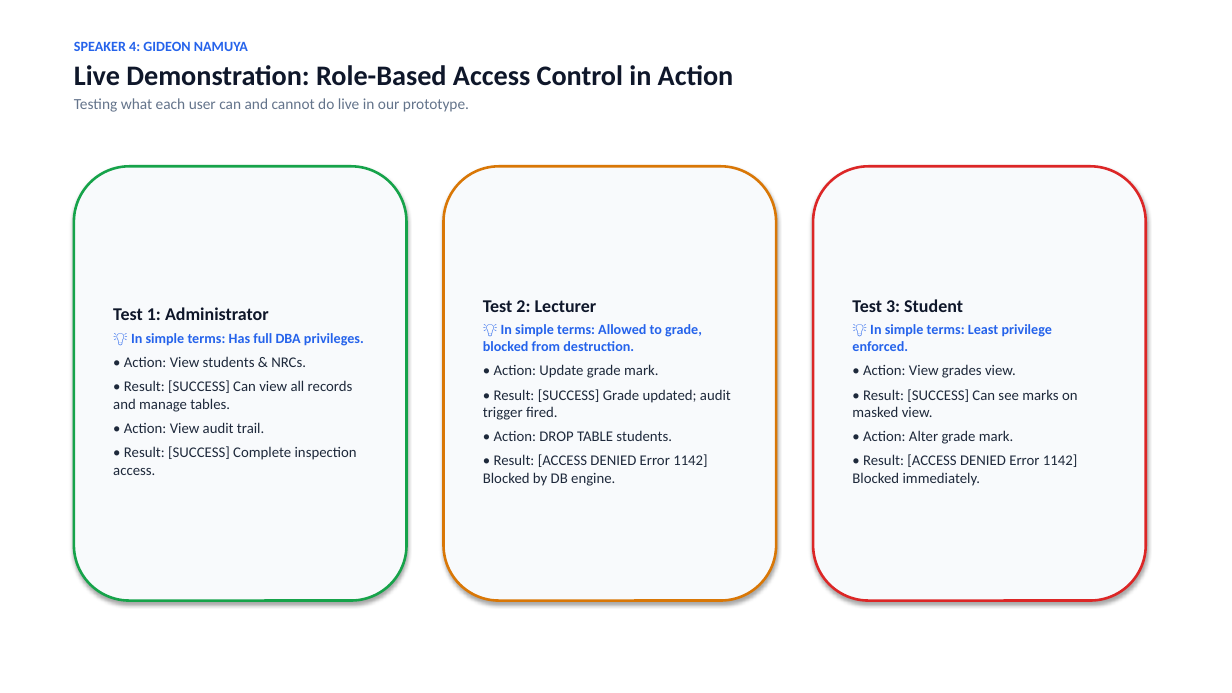
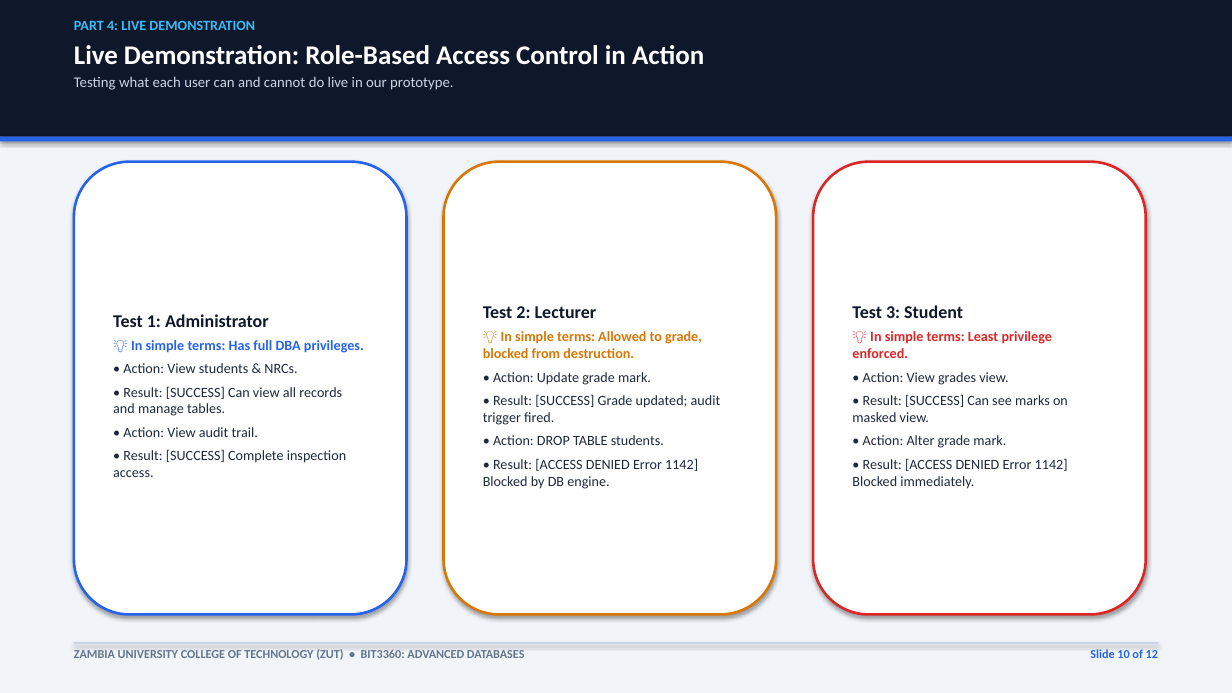
Before and after one commit to comfortpenyengwe-afk/ADA-assignment-for-the-ohns, a slide deck: slide 10 of BIT3360_Database_Security_Presentation.pptx. Drawn at 1232x693 pixels with LibreOffice and Linux fonts; fonts in the diff are those of the drawing. Boxes give left, top, right and bottom in pixels: in the first picture for what was removed or moved away, otherwise in the second. Text is boxed around its words. In the diff, an @@ line names an element or a change of style, - is before the commit and + after.

Commit message:
Enhance presentation design with refined card and header color scheme

```diff
--- a/BIT3360_Database_Security_Presentation.pptx
+++ b/BIT3360_Database_Security_Presentation.pptx
@@ rectangle added at bbox=[0, 0, 1232, 693], fill #F1F5F9 @@
@@ rectangle added at bbox=[0, 0, 1232, 137], fill #0F172A @@
@@ text at bbox=[74, 20, 255, 30]: text changed; text colour #2563EB to #38BDF8 @@
-SPEAKER 4: GIDEON NAMUYA
+PART 4: LIVE DEMONSTRATION
@@ text "PART 4: LIVE DEMONSTRATION": place and size @@
-text "PART 4: LIVE DEMONSTRATION" at bbox=[74, 41, 734, 112]
+text "PART 4: LIVE DEMONSTRATION" at bbox=[74, 20, 704, 90]
@@ text at bbox=[74, 45, 704, 90]: size 22 to 21 pt, text colour #0F172A to #FFFFFF in "Live Demonstration: Role-Based Access Control in Action"; size 12 to 11.5 pt, text colour #64748B to #CBD5E1 in "Testing what each user can and cannot ..." @@
@@ rectangle added at bbox=[0, 137, 1232, 141], fill #2563EB @@
@@ rounded rectangle "Test 1: Administrator": place and size @@
-rounded rectangle "Test 1: Administrator" at bbox=[74, 166, 407, 601]
+rounded rectangle "Test 1: Administrator" at bbox=[74, 162, 407, 615]
@@ rounded rectangle "Test 1: Administrator" at bbox=[74, 162, 407, 615]: fill #F8FAFC to #FFFFFF; outline #16A34A 2 pt to #2563EB 2 pt @@
@@ rounded rectangle "Test 2: Lecturer": place and size @@
-rounded rectangle "Test 2: Lecturer" at bbox=[444, 166, 776, 601]
+rounded rectangle "Test 2: Lecturer" at bbox=[444, 162, 776, 615]
@@ rounded rectangle "Test 2: Lecturer" at bbox=[444, 162, 776, 615]: fill #F8FAFC to #FFFFFF @@
@@ rounded rectangle "Test 3: Student" at bbox=[813, 162, 1146, 615]: fill #F8FAFC to #FFFFFF @@
@@ rounded rectangle "Test 3: Student": place and size @@
-rounded rectangle "Test 3: Student" at bbox=[813, 166, 1146, 601]
+rounded rectangle "Test 3: Student" at bbox=[813, 162, 1146, 615]
@@ text in rounded rectangle at bbox=[483, 331, 721, 489]: text colour #2563EB to #D97706 in "💡 In simple terms: Allowed to grade, ..."; size 11.5 to 11 pt in "• Action: Update grade mark.", "• Result: [SUCCESS] Grade updated; audit trigger ...", "• Action: DROP TABLE students.", "• Result: [ACCESS DENIED Error 1142] Blocked ..." @@
@@ text in rounded rectangle at bbox=[852, 331, 1068, 489]: text colour #2563EB to #DC2626 in "💡 In simple terms: Least privilege enforced."; size 11.5 to 11 pt in "• Action: View grades view.", "• Result: [SUCCESS] Can see marks on ...", "• Action: Alter grade mark.", "• Result: [ACCESS DENIED Error 1142] Blocked ..." @@
@@ text in rounded rectangle at bbox=[113, 363, 346, 477]: size 11.5 to 11 pt in "• Action: View students & NRCs.", "• Result: [SUCCESS] Can view all records ...", "• Action: View audit trail.", "• Result: [SUCCESS] Complete inspection access." @@
@@ rectangle added at bbox=[74, 642, 1158, 644], fill #CBD5E1 @@
@@ text added at bbox=[74, 649, 525, 660], 9.5 pt, text #64748B, bold @@
+ZAMBIA UNIVERSITY COLLEGE OF TECHNOLOGY (ZUT) • BIT3360: ADVANCED DATABASES
@@ text added at bbox=[1090, 649, 1158, 658], 9.5 pt, text #2563EB, bold @@
+Slide 10 of 12
```
Also in this commit, not shown: 11 other slides changed, 3 other files.
